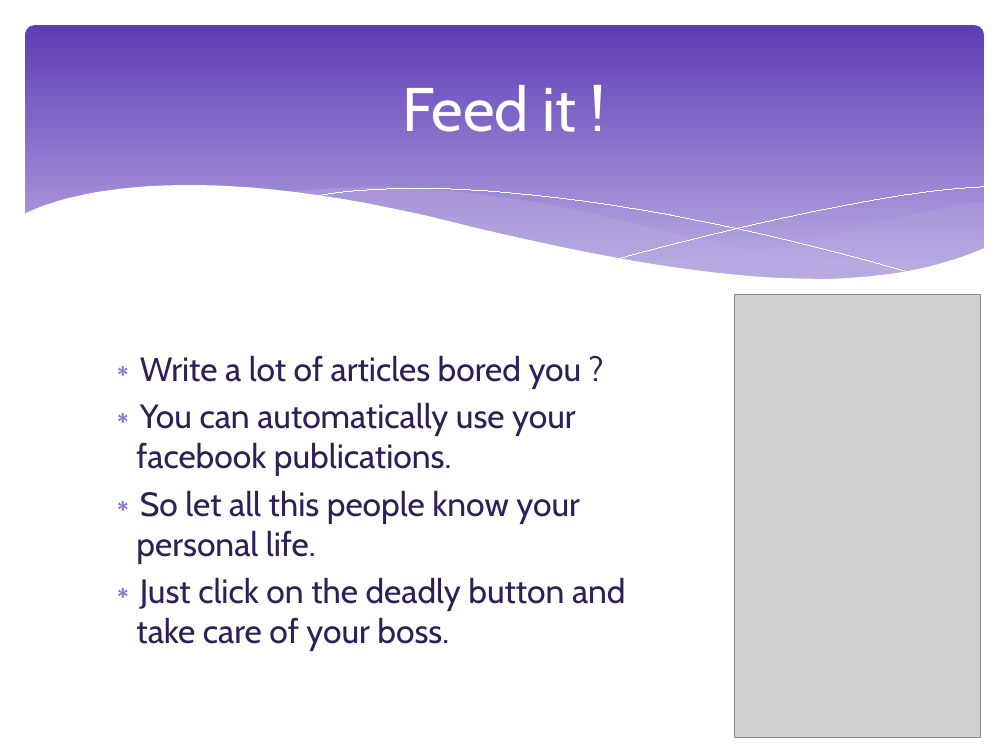
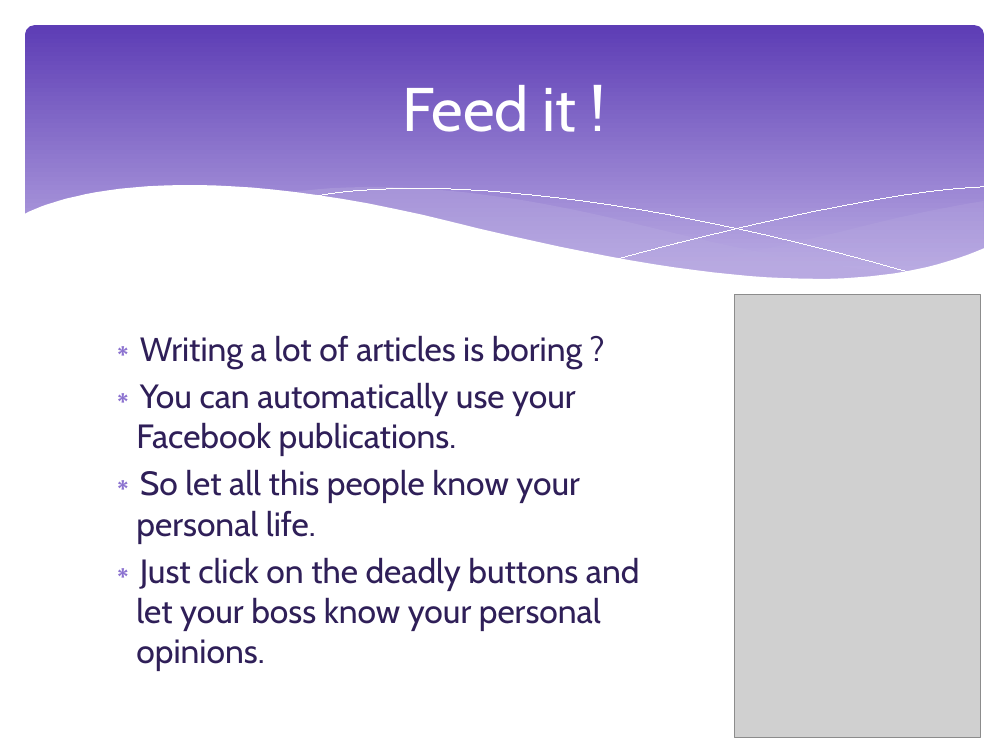
Before and after one commit to NoemieRullier/EnglishProjectBlog, a slide deck: slide 15 of Presentation.pptx. Drawn at 1008x756 pixels with LibreOffice and Linux fonts; fonts in the diff are those of the drawing; grey boxes stand for pictures. Boxes give left, top, right and bottom in pixels: in the first picture for what was removed or moved away, otherwise in the second. Text is boxed around its words. In the diff, an @@ line names an element or a change of style, - is before the commit and + after.

```diff
--- a/Presentation.pptx
+++ b/Presentation.pptx
@@ text at box(136, 335, 583, 456): text changed @@
-∗ Write a lot of articles bored you ?
-∗ You can automatically use your facebook publications.
+∗ Writing a lot of articles is boring ?
+∗ You can automatically use your Facebook publications.
@@ text at box(136, 557, 640, 671): text changed @@
-∗ Just click on the deadly button and take care of your boss.
+∗ Just click on the deadly buttons and let your boss know your personal opinions.
```
Also in this commit, not shown: 3 other slides changed.
